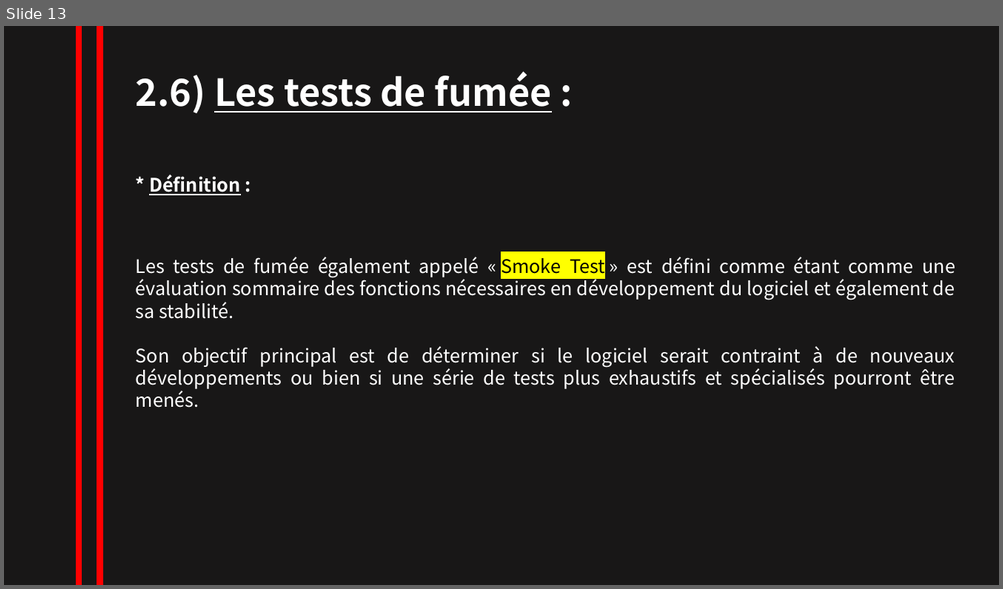
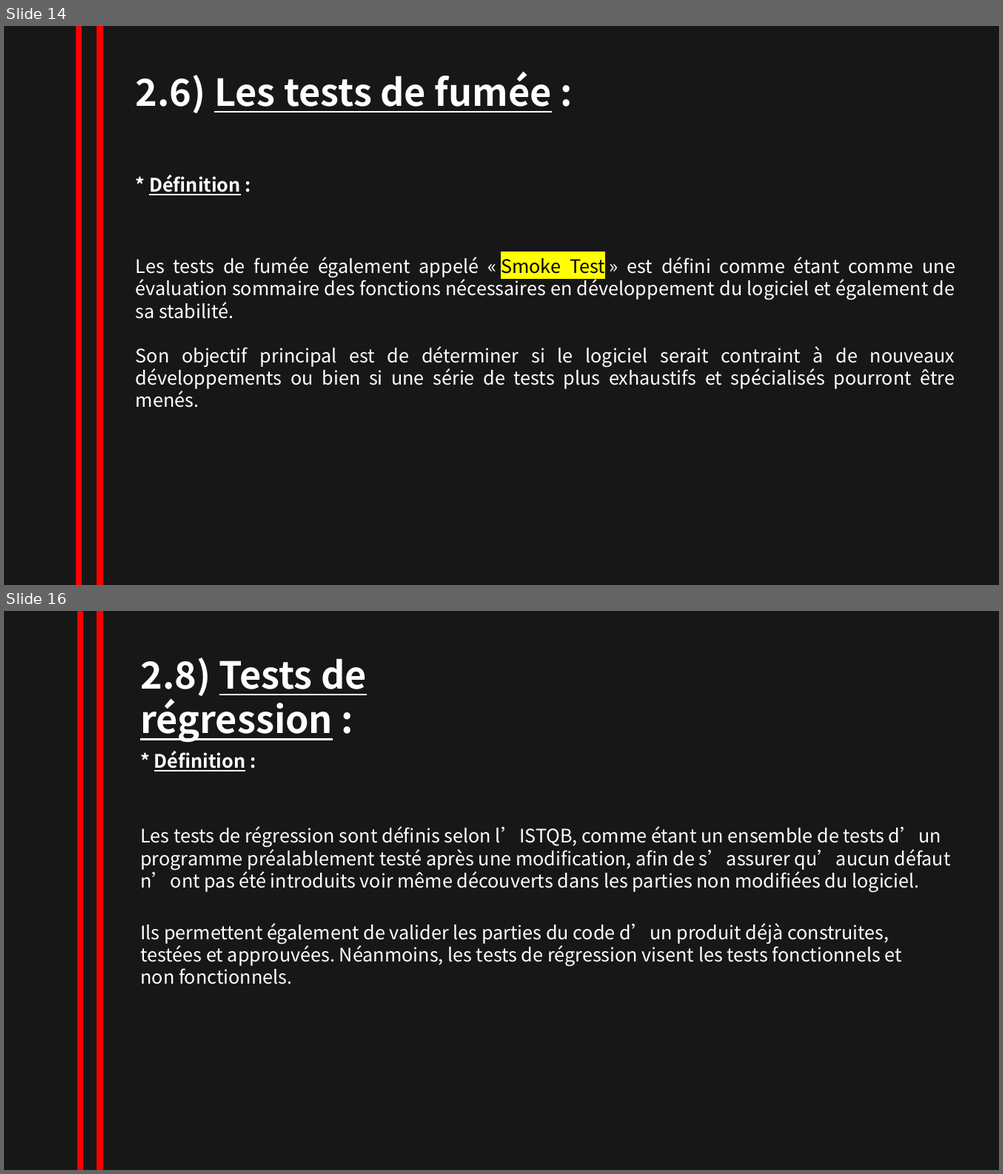
Before and after one commit to NesrineZitouni11/nesrine_zitouni, a slide deck: TRAVAUX/powerpointRevisionISTQB.pptx. Shown one above the other, each under a label of ours: slide 13 before the commit, slides 14 and 16 after it; the slides between them are not shown. The pictures are 1003x589 and 1003x1174 pixels, drawn with LibreOffice and Linux fonts; fonts in the diff are those of the drawing. Boxes give left, top, right and bottom in pixels: in the first picture for what was removed or moved away, otherwise in the second. Text is boxed around its words. In the diff, an @@ line names an element or a change of style, - is before the commit and + after.

Commit message:
modification powerpoint

```diff
--- a/TRAVAUX/powerpointRevisionISTQB.pptx
+++ b/TRAVAUX/powerpointRevisionISTQB.pptx
@@ slide 16 added at <box>4,611,999,1170</box>, background #181717 @@
@@ line added from (80, 611) to (80, 1170), #FF0000 6 pt @@
@@ line added from (99, 611) to (99, 1170), #FF0000 6 pt @@
@@ text added at <box>140,658,367,743</box>, 36 pt, text #FFFFFF, bold, underline @@
+2.8) Tests de régression :
@@ text added at <box>154,751,245,772</box>, 18 pt, text #FFFFFF, bold, underline @@
+* Définition :
@@ text added at <box>140,826,950,892</box>, 18 pt, text #FFFFFF @@
+Les tests de régression sont définis selon l’ISTQB, comme étant un ensemble de tests d’un programme préalablement testé après une modification, afin de s’assurer qu’aucun défaut n’ont pas été introduits voir même découverts dans les parties non modifiées du logiciel.
@@ text added at <box>140,923,902,985</box>, 18 pt, text #FFFFFF @@
+Ils permettent également de valider les parties du code d’un produit déjà construites, testées et approuvées. Néanmoins, les tests de régression visent les tests fonctionnels et non fonctionnels.
@@ what was slide 13 is now slide 14 @@
```
Also in this commit, not shown: 6 other slides added.
